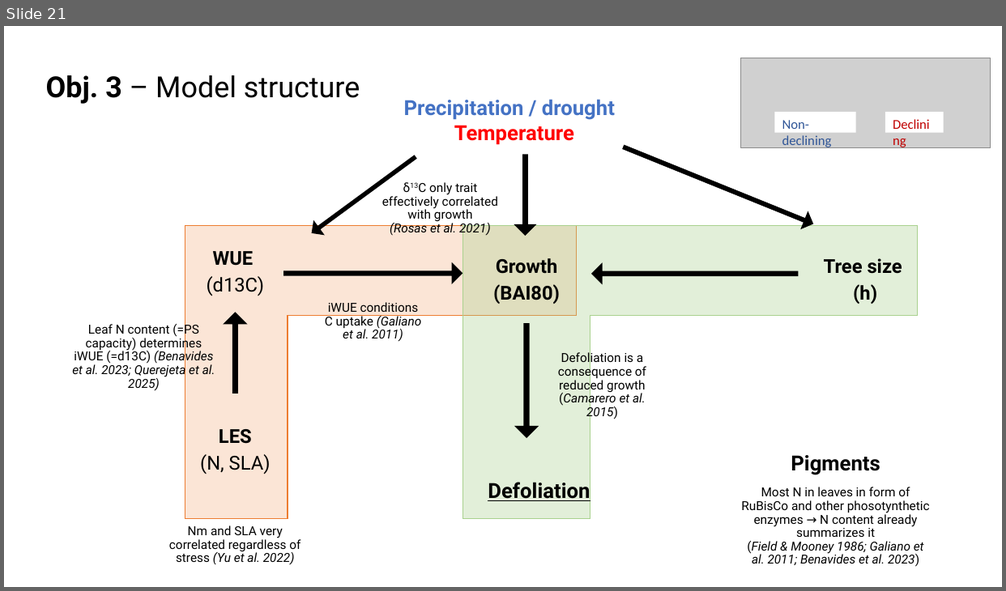
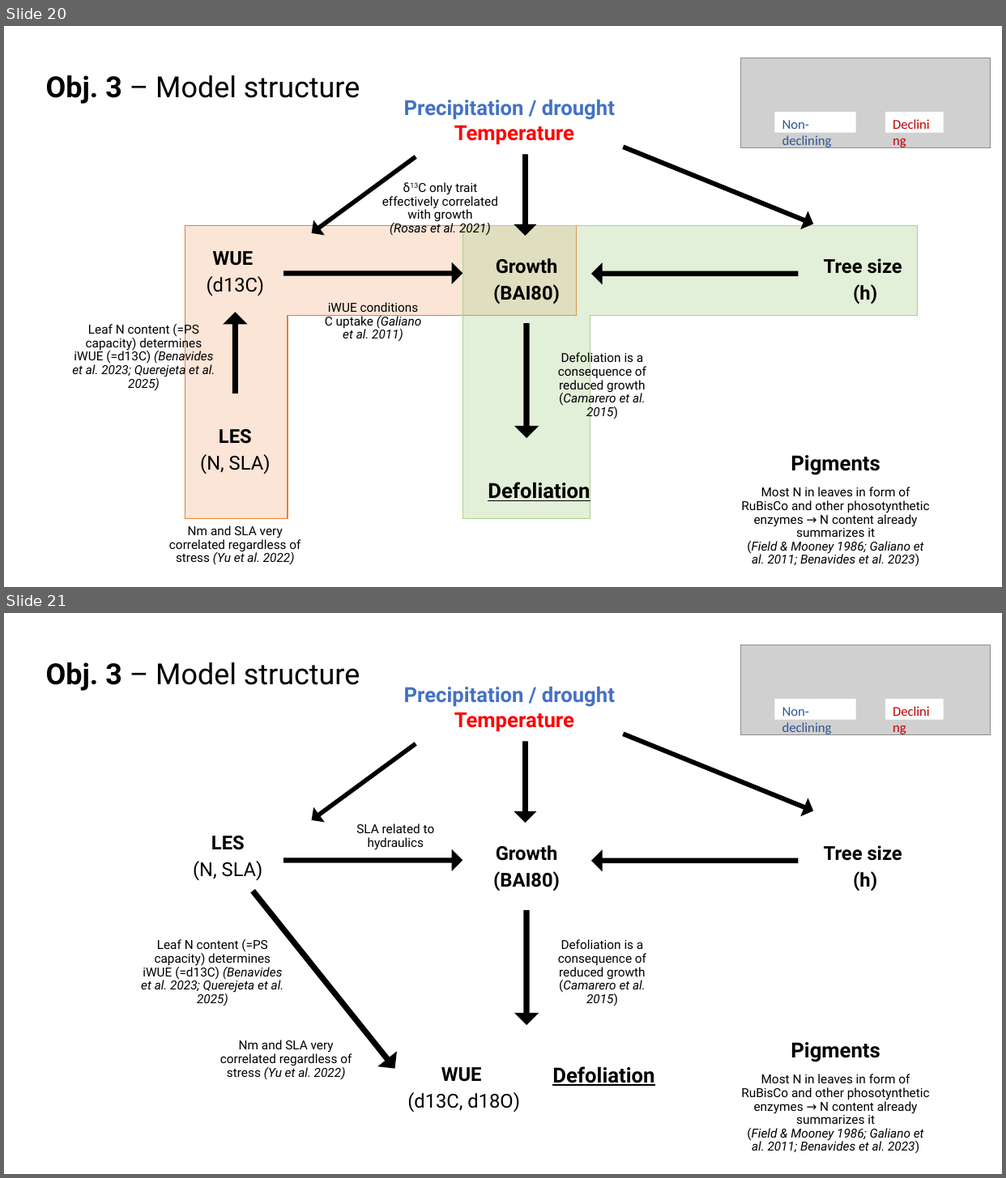
Before and after one commit to cris-fernandez/Tesis_Individuo, a slide deck: 06_ppts/Chapter2_variable_selection.pptx. Shown one above the other, each under a label of ours: slide 21 before the commit, slides 20 and 21 after it. The pictures are 1006x591 and 1006x1178 pixels, drawn with LibreOffice and Linux fonts; fonts in the diff are those of the drawing; grey boxes stand for pictures. Boxes give left, top, right and bottom in pixels: in the first picture for what was removed or moved away, otherwise in the second. Text is boxed around its words. In the diff, an @@ line names an element or a change of style, - is before the commit and + after.

```diff
--- a/06_ppts/Chapter2_variable_selection.pptx
+++ b/06_ppts/Chapter2_variable_selection.pptx
@@ slide 21 added at (4, 613, 1002, 1174), background #FFFFFF @@
@@ picture added at (741, 645, 991, 735) @@
@@ title added at (46, 662, 360, 691), 28 pt, text #000000 @@
+Obj. 3 – Model structure
@@ text added at (404, 686, 615, 707), 20 pt, text #4472C4, bold @@
+Precipitation / drought
@@ rectangle added at (775, 699, 856, 720), fill #FFFFFF, 13 pt, text #2F5597 @@
+Non-declining
@@ rectangle added at (885, 699, 944, 720), fill #FFFFFF, 13 pt, text #C00000 @@
+Declining
@@ text added at (454, 712, 574, 732), 20 pt, text #FF0000, bold @@
+Temperature
@@ down arrow added at (620, 725, 817, 820), fill #000000 @@
@@ down arrow added at (306, 737, 421, 828), fill #000000 @@
@@ down arrow added at (513, 742, 536, 824), fill #000000 @@
@@ text added at (356, 824, 435, 850), 12 pt, text #000000 @@
+SLA related to hydraulics
@@ text added at (193, 836, 263, 880), 18.5 pt, text #000000 @@
+LES
+(N, SLA)
@@ down arrow added at (283, 850, 462, 871), fill #000000 @@
@@ text added at (493, 845, 560, 891), 18.5 pt, text #000000, bold @@
+Growth
+(BAI80)
@@ down arrow added at (591, 850, 798, 871), fill #000000 @@
@@ text added at (824, 845, 902, 891), 18.5 pt, text #000000, bold @@
+Tree size
+(h)
@@ down arrow added at (243, 884, 405, 1076), fill #000000 @@
@@ down arrow added at (514, 910, 539, 1025), fill #000000 @@
@@ text added at (141, 939, 284, 1007), 12 pt, text #000000 @@
+Leaf N content (=PS capacity) determines iWUE (=d13C) (Benavides et al. 2023; Querejeta et al. 2025)
@@ text added at (558, 939, 646, 1007), 12 pt, text #000000 @@
+Defoliation is a consequence of reduced growth (Camarero et al. 2015)
@@ text added at (220, 1040, 351, 1080), 12 pt, text #000000 @@
+Nm and SLA very correlated regardless of stress (Yu et al. 2022)
@@ text added at (791, 1042, 880, 1063), 20 pt, text #000000, bold @@
+Pigments
@@ text added at (407, 1067, 520, 1112), 18.5 pt, text #000000 @@
+WUE
+(d13C, d18O)
@@ text added at (552, 1067, 654, 1086), 20 pt, text #000000, bold, underline @@
+Defoliation
@@ text added at (741, 1074, 930, 1154), 12 pt, text #000000 @@
+Most N in leaves in form of RuBisCo and other phosotynthetic enzymes → N content already summarizes it
+(Field & Mooney 1986; Galiano et al. 2011; Benavides et al. 2023)
@@ what was slide 21 is now slide 20 @@
```
Also in this commit, not shown: 1 slide changed, 1 slide removed, 4 other files.
